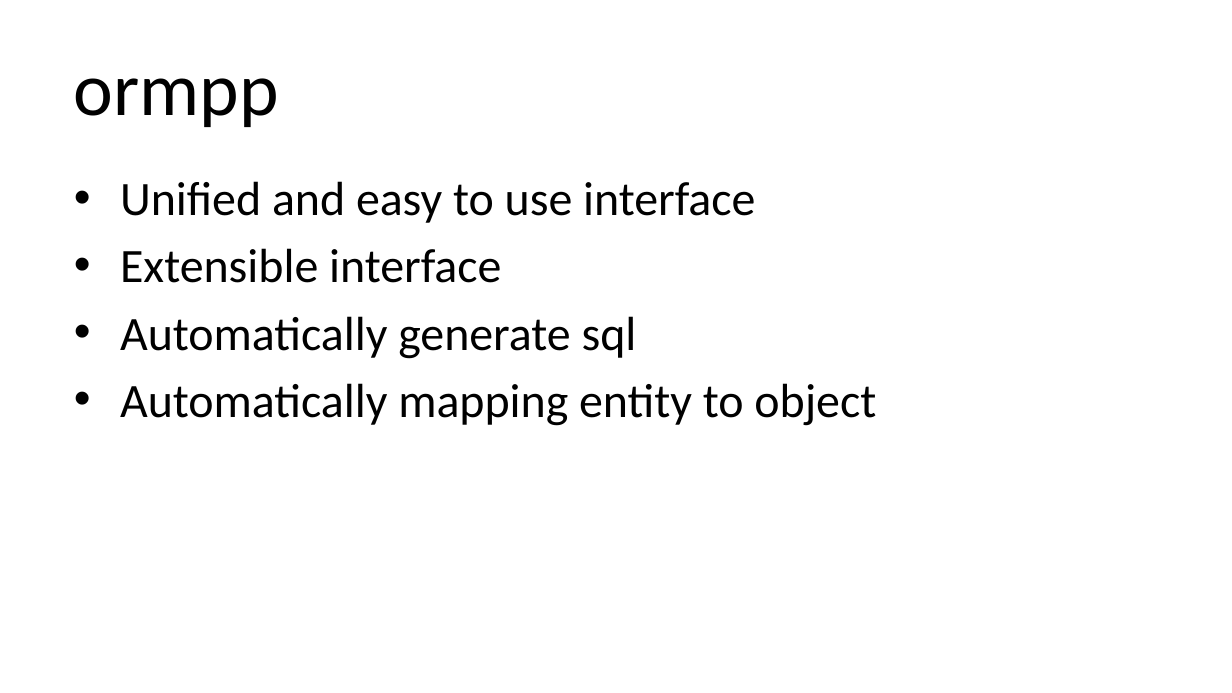
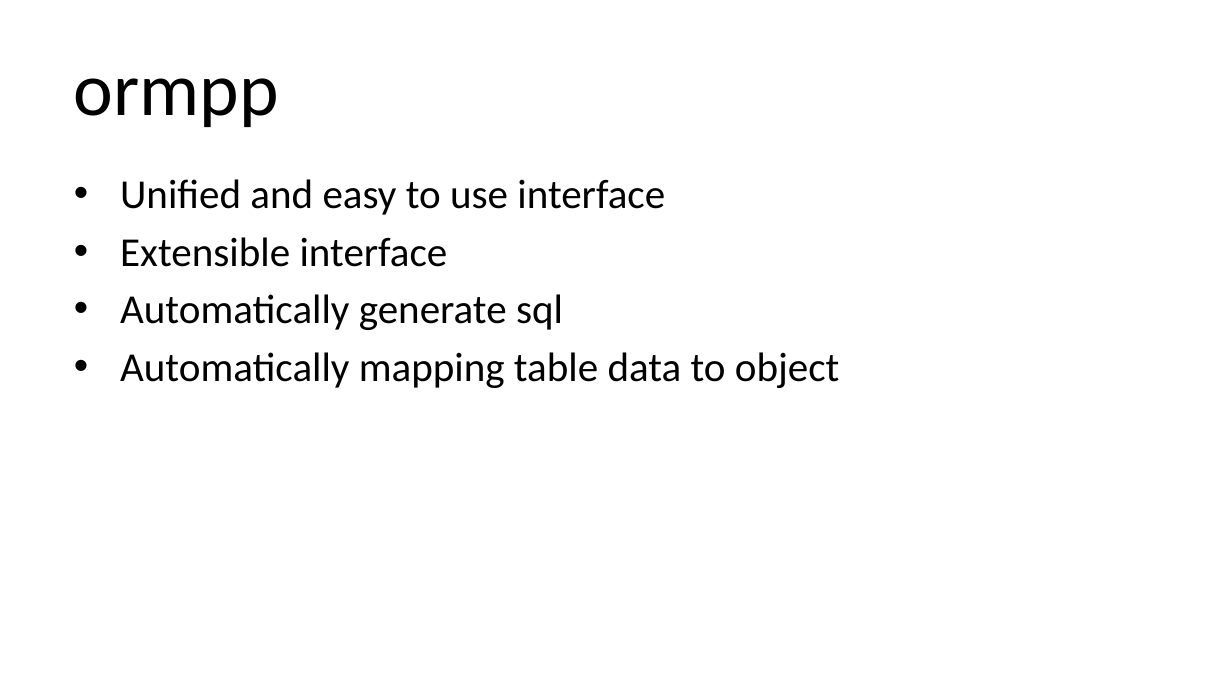
Before and after one commit to qicosmos/cppcon2018, a slide deck: slide 40 of cppcon2018.pptx. Drawn at 1232x693 pixels with LibreOffice and Linux fonts; fonts in the diff are those of the drawing. Boxes give left, top, right and bottom in pixels: in the first picture for what was removed or moved away, otherwise in the second. Text is boxed around its words. In the diff, an @@ line names an element or a change of style, - is before the commit and + after.

```diff
--- a/cppcon2018.pptx
+++ b/cppcon2018.pptx
@@ text at (120,179,665,330): size 28 to 24 pt in "Unified and easy to use interface", "Extensible interface", "Automatically generate sql" @@
@@ text at (120,352,840,388): text changed; size 28 to 24 pt @@
-• Automatically mapping entity to object
+• Automatically mapping table data to object
```
Also in this commit, not shown: 9 other slides changed, 3 slides added, 3 slides removed.
